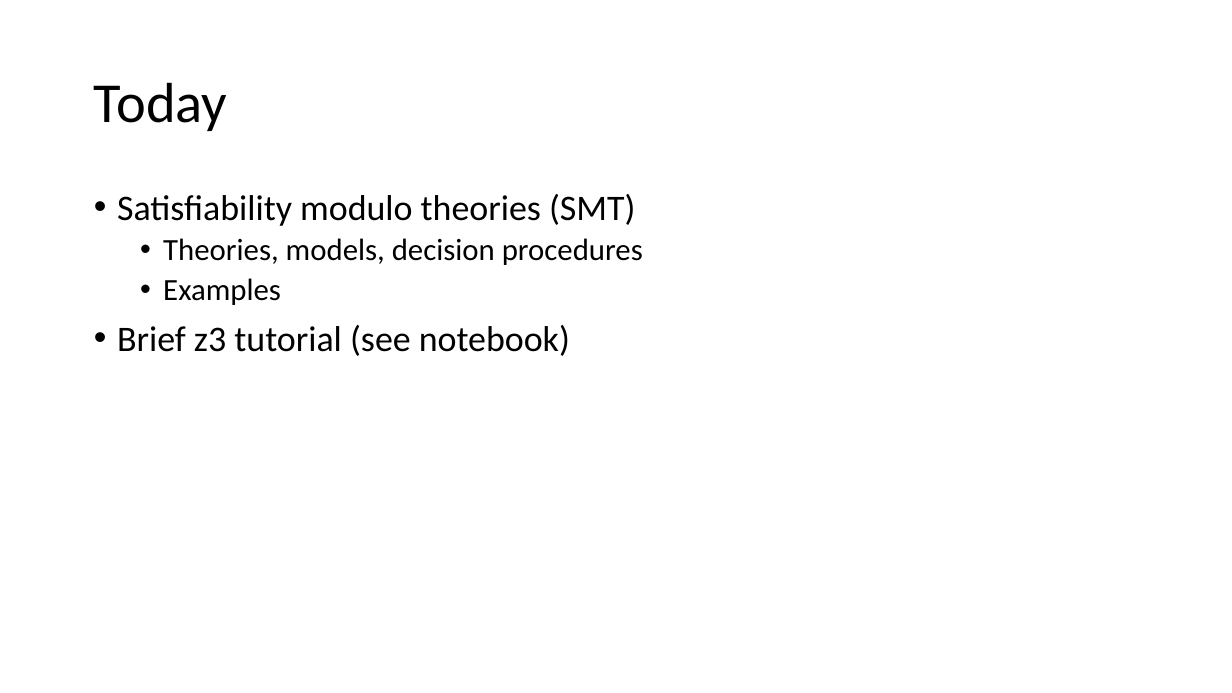
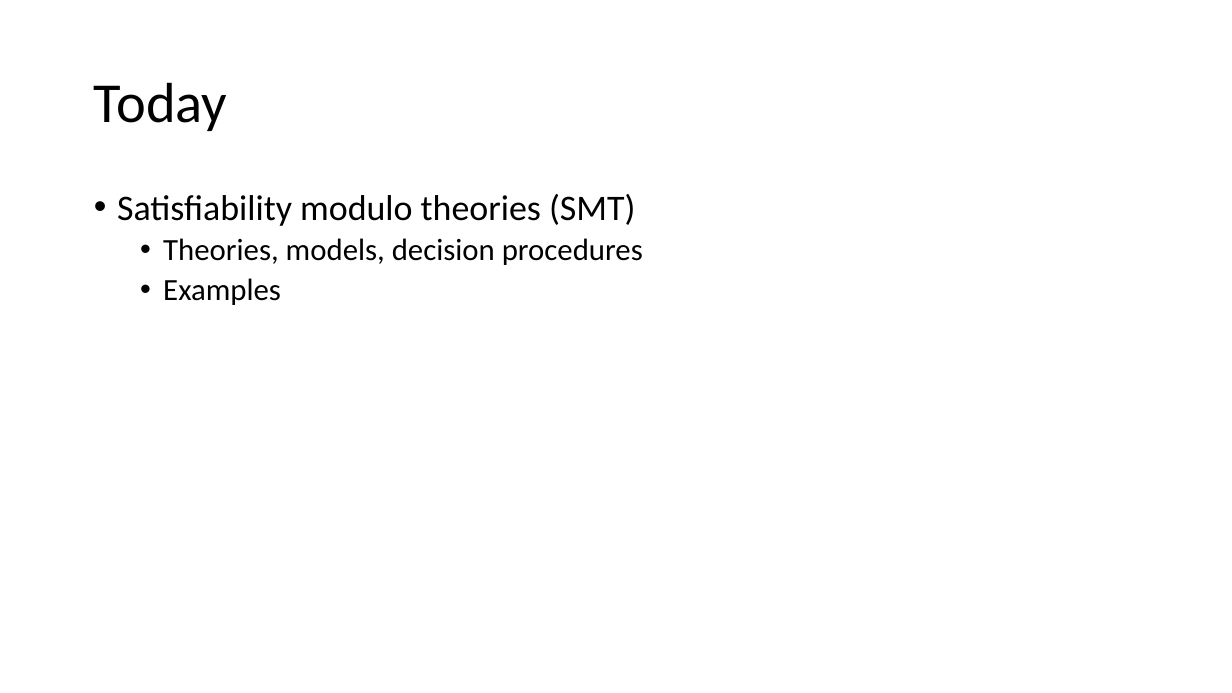
Before and after one commit to sayanmitracode/cpsbooksite, a slide deck: slide 2 of Slides/smt.pptx. Drawn at 1232x693 pixels with LibreOffice and Linux fonts; fonts in the diff are those of the drawing. Boxes give left, top, right and bottom in pixels: in the first picture for what was removed or moved away, otherwise in the second. Text is boxed around its words. In the diff, an @@ line names an element or a change of style, - is before the commit and + after.

```diff
--- a/Slides/smt.pptx
+++ b/Slides/smt.pptx
@@ text at [117,325,570,356]: paragraph removed @@
-• Brief z3 tutorial (see notebook)
```
Also in this commit, not shown: 5 other files.
